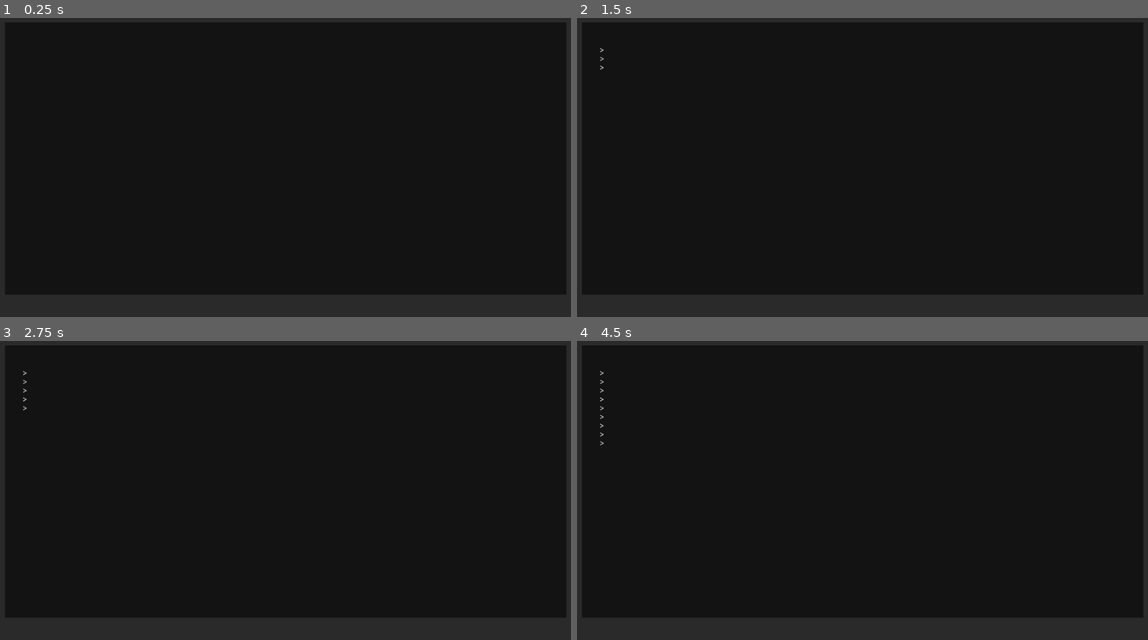
Above: before the commit, frames 1-4 (two rows, left to right).
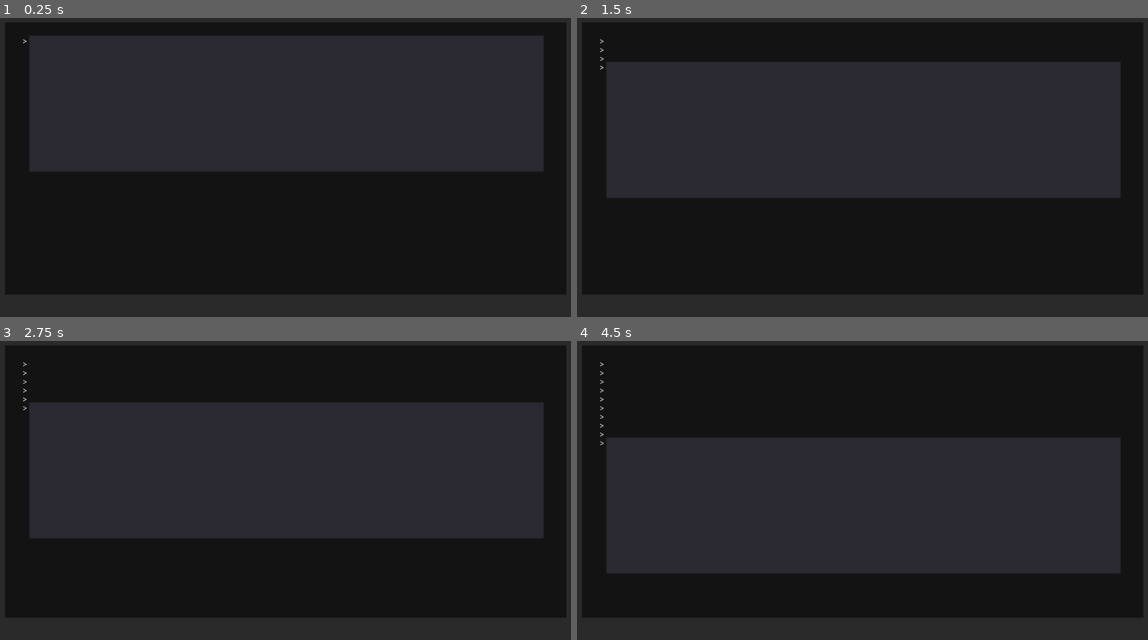
Above: after the commit, the same moments.

Repository: ailurada/project-seafarer
Game: Godot game, scene res://Control.tscn
Same seed, same stepped clock (60 frames per second), same inputs: the game is played once before the commit and once after it.
Inputs:
- Up to frame 1 (0.25 s): no input
- Up to frame 2 (1.5 s): tap Enter (enter, bound only after the commit) at 0.5, 0.6, 1.35 s; tap Space at 1.25 s
- Up to frame 3 (2.75 s): tap Enter (enter, bound only after the commit) at 2, 2.1 s
- Up to frame 4 (4.5 s): tap Space at 2.75, 4.25 s; tap Enter (enter, bound only after the commit) at 2.85, 3.5, 3.6, 4.35 s

The runs differ from the first frame. In frame 1, 41% of the frame differs, in the area x 4-96%, y 6-52%; in frame 2, 41%; in frame 3, 41%; in frame 4, 41%, in the area x 4-96%, y 7-78%.

Commit message:
Finished command line TextEdit script

Diff:
--- a/app/Control.tscn
+++ b/app/Control.tscn
@@ -22,13 +22,14 @@
 margin_left = 64.0
 margin_top = 86.0
 margin_right = 961.0
-margin_bottom = 286.0
+margin_bottom = 494.0
+text = "> "
 
 [node name="TextEdit" type="TextEdit" parent="."]
-modulate = Color( 1, 1, 1, 0 )
-margin_left = 64.0
-margin_top = 286.0
-margin_right = 961.0
-margin_bottom = 320.0
+margin_left = 75.0
+margin_top = 82.0
+margin_right = 955.0
+margin_bottom = 316.0
 script = ExtResource( 1 )
 text_output_path = NodePath("../RichTextLabel")
+line_width = 15
--- a/app/project.godot
+++ b/app/project.godot
@@ -18,6 +18,14 @@
 
 common/drop_mouse_on_gui_input_disabled=true
 
+[input]
+
+enter={
+"deadzone": 0.5,
+"events": [ Object(InputEventKey,"resource_local_to_scene":false,"resource_name":"","device":0,"alt":false,"shift":false,"control":false,"meta":false,"command":false,"pressed":false,"scancode":16777221,"physical_scancode":0,"unicode":0,"echo":false,"script":null)
+ ]
+}
+
 [mono]
 
 project/assembly_name="Seafarer"
--- a/app/scripts/UserInput.gd
+++ b/app/scripts/UserInput.gd
@@ -6,19 +6,20 @@
 # var a = 2
 # var b = "text"
 export var text_output_path: NodePath
-var text_output
+var text_output: RichTextLabel
+var start_position: Vector2
+
+export var line_width: int
 
 # Called when the node enters the scene tree for the first time.
 func _ready():
 	text_output = get_node(text_output_path)
+	start_position = self.rect_position
 
 
 # Called every frame. 'delta' is the elapsed time since the previous frame.
-#func _process(delta):
-#	pass
-
-func _input(event):
-	if event is InputEventKey and event.pressed:
-		if event.scancode == KEY_ENTER:
-			text_output.text += self.text + "\n> "
+func _process(delta):
+	if Input.is_action_just_released("enter"):
+			text_output.text += self.text.substr(0, self.text.length() - 1) + "\n> "
 			self.text = ""
+			self.rect_position += Vector2(0, line_width)
